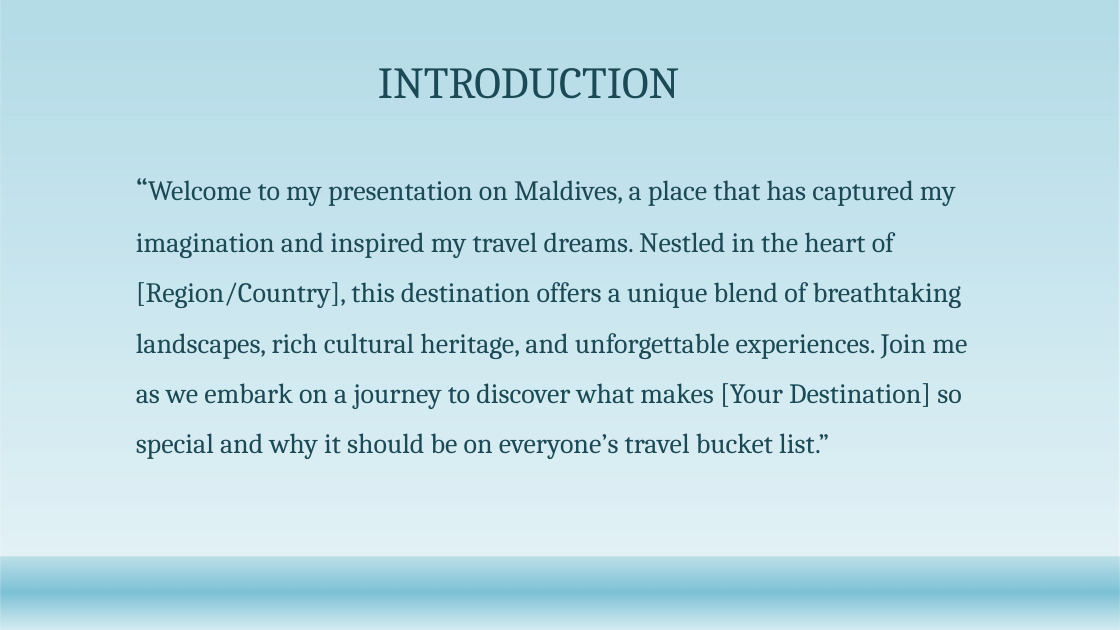
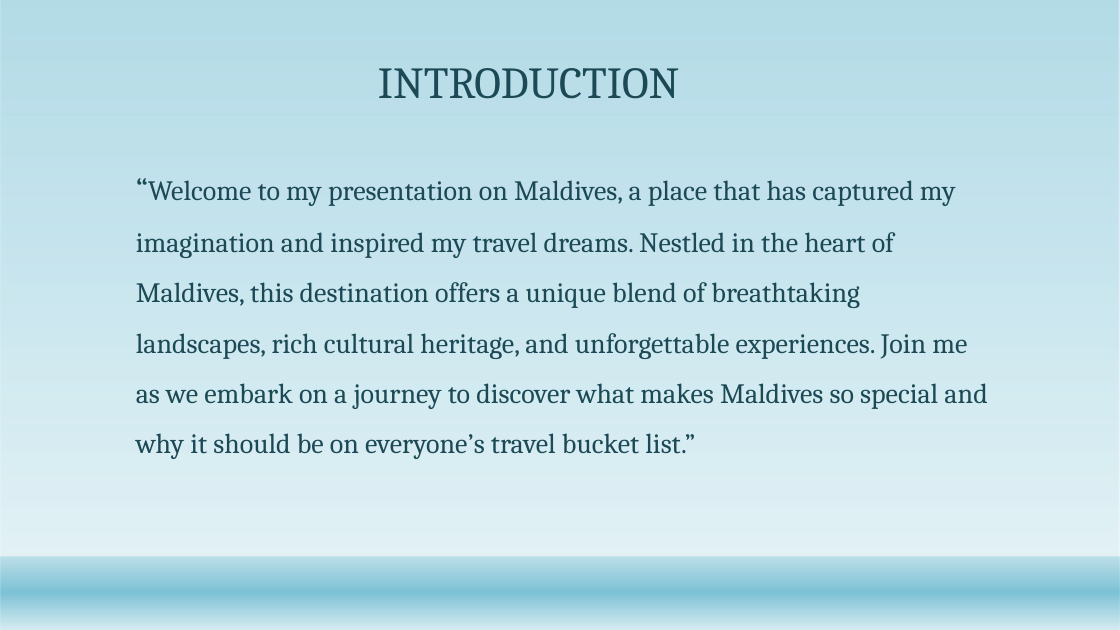
Before and after one commit to justinekyle123/My_ppt_FINAL_nani, a slide deck: slide 2 of Necesario.PPT.pptx. Drawn at 1120x630 pixels with LibreOffice and Linux fonts; fonts in the diff are those of the drawing; background and template pictures are left out. Boxes give left, top, right and bottom in pixels: in the first picture for what was removed or moved away, otherwise in the second. Text is boxed around its words. In the diff, an @@ line names an element or a change of style, - is before the commit and + after.

```diff
--- a/Necesario.PPT.pptx
+++ b/Necesario.PPT.pptx
@@ text at (x1=136, y1=180, x2=987, y2=459): text changed @@
-“Welcome to my presentation on Maldives, a place that has captured my imagination and inspired my travel dreams. Nestled in the heart of [Region/Country], this destination offers a unique blend of breathtaking landscapes, rich cultural heritage, and unforgettable experiences. Join me as we embark on a journey to discover what makes [Your Destination] so special and why it should be on everyone’s travel bucket list.”
+“Welcome to my presentation on Maldives, a place that has captured my imagination and inspired my travel dreams. Nestled in the heart of Maldives, this destination offers a unique blend of breathtaking landscapes, rich cultural heritage, and unforgettable experiences. Join me as we embark on a journey to discover what makes Maldives so special and why it should be on everyone’s travel bucket list.”
```
Also in this commit, not shown: 1 other slide changed, 7 slides added, 9 slides removed.
